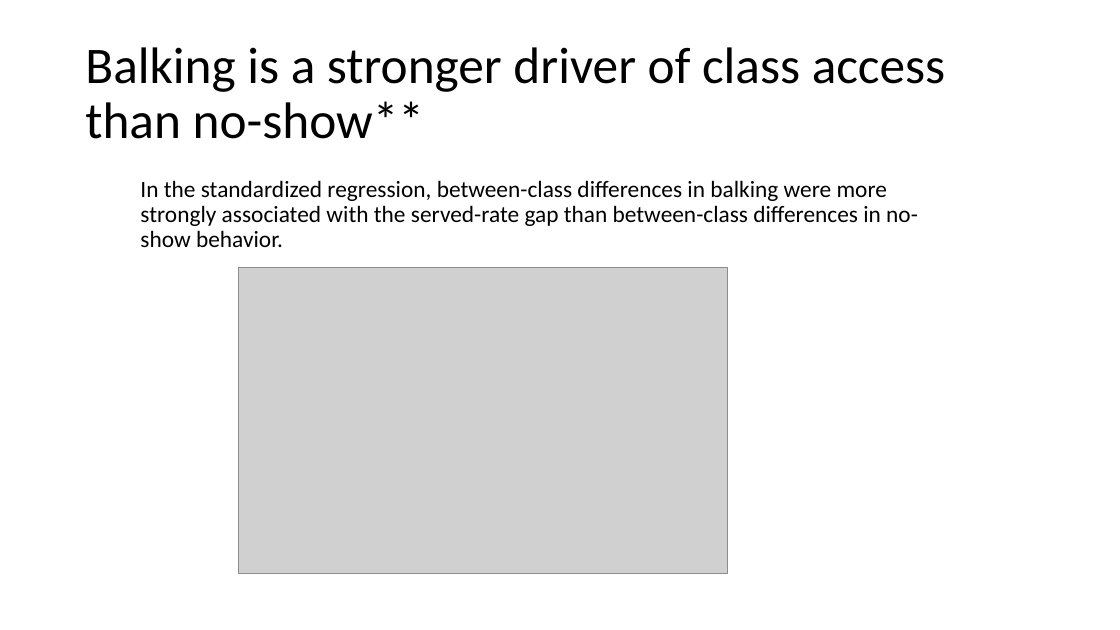
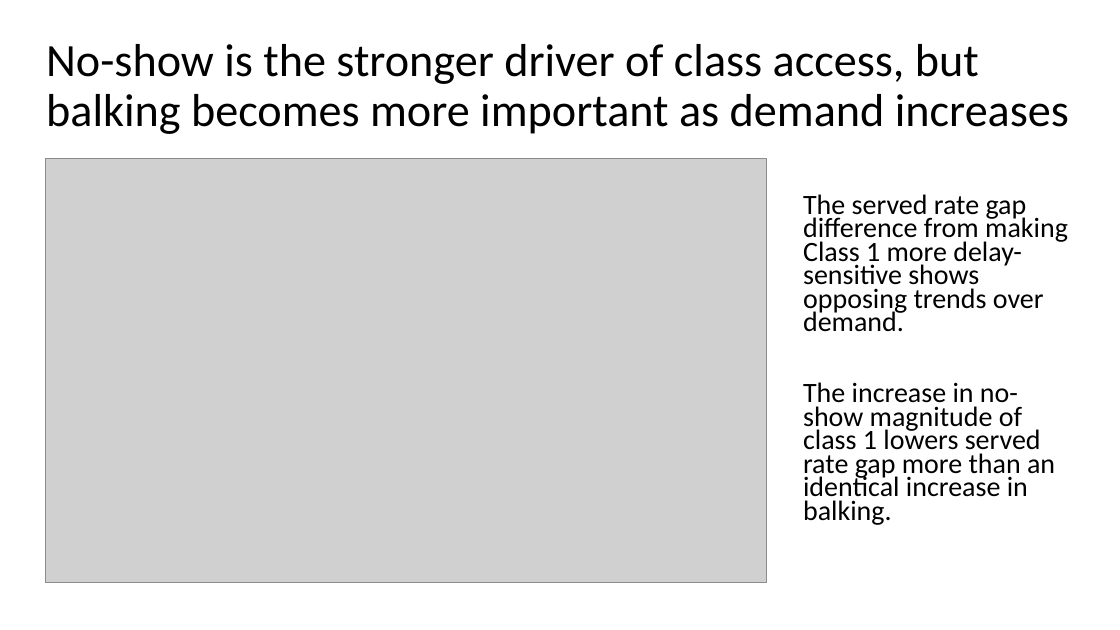
Before and after one commit to YcartXin/CUIMC-Appointment-Simulation, a slide deck: slide 9 of presentation/FCFS Presentation.pptx (slide 8 before the commit). Drawn at 1120x630 pixels with LibreOffice and Linux fonts; fonts in the diff are those of the drawing; grey boxes stand for pictures. Boxes give left, top, right and bottom in pixels: in the first picture for what was removed or moved away, otherwise in the second. Text is boxed around its words. In the diff, an @@ line names an element or a change of style, - is before the commit and + after.

```diff
--- a/presentation/FCFS Presentation.pptx
+++ b/presentation/FCFS Presentation.pptx
@@ title at (x1=46, y1=44, x2=1069, y2=134): text changed; size 44 to 39.6 pt @@
-Balking is a stronger driver of class access than no-show**
+No-show is the stronger driver of class access, but balking becomes more important as demand increases
@@ picture added at (x1=46, y1=159, x2=766, y2=583) @@
@@ text removed at (x1=140, y1=180, x2=918, y2=247) @@
-In the standardized regression, between-class differences in balking were more strongly associated with the served-rate gap than between-class differences in no-show behavior.
@@ text added at (x1=803, y1=194, x2=1068, y2=525), 24.1 pt, text #000000 @@
+The served rate gap difference from making Class 1 more delay-sensitive shows opposing trends over demand.
+The increase in no-show magnitude of class 1 lowers served rate gap more than an identical increase in balking.
@@ picture removed at (x1=239, y1=268, x2=728, y2=574) @@
```
Also in this commit, not shown: 4 other slides changed, 2 slides added, 27 other files.
